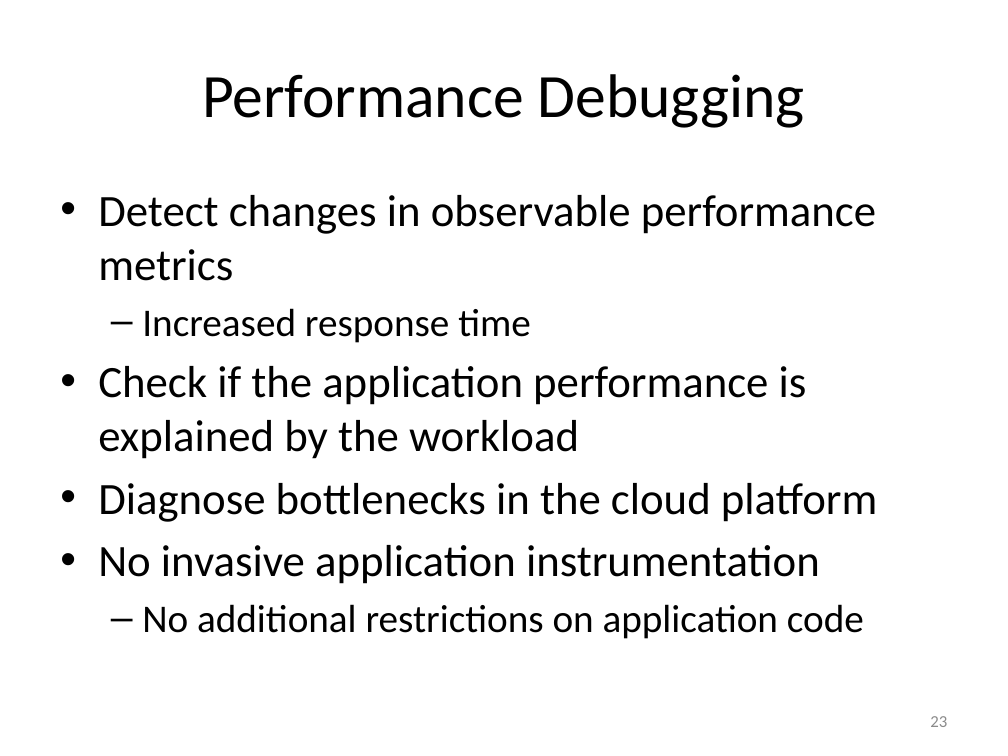
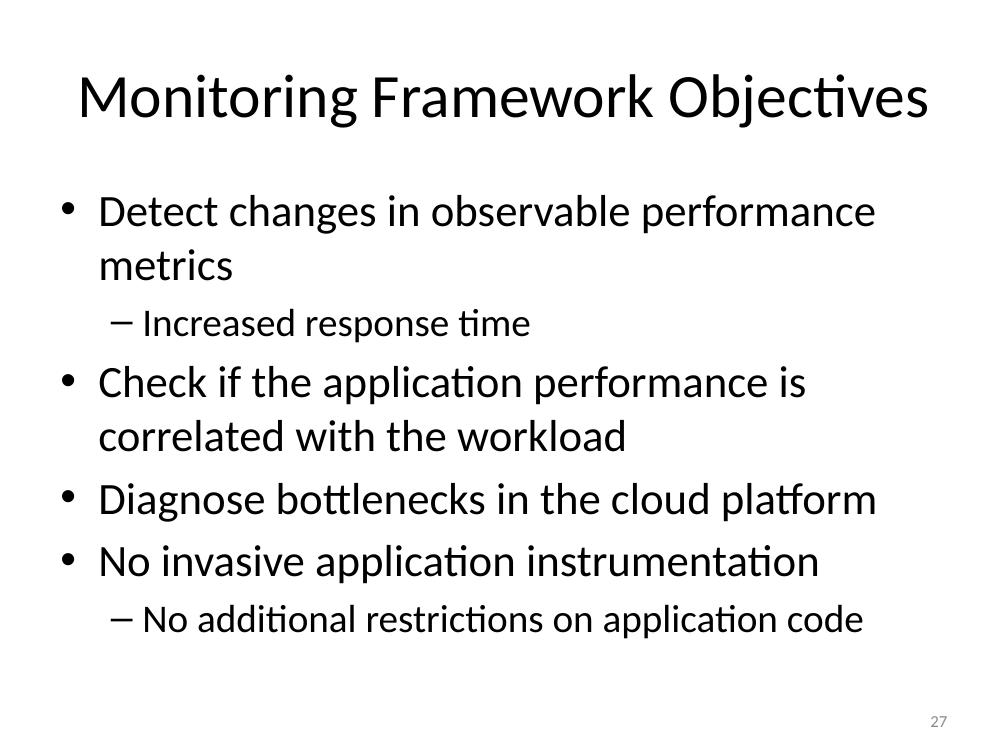
Before and after one commit to Dithn/eager-appscale, a slide deck: slide 27 of Eager/elk-experiment/appserver/system_design.pptx (slide 23 before the commit). Drawn at 1008x756 pixels with LibreOffice and Linux fonts; fonts in the diff are those of the drawing. Boxes give left, top, right and bottom in pixels: in the first picture for what was removed or moved away, otherwise in the second. Text is boxed around its words. In the diff, an @@ line names an element or a change of style, - is before the commit and + after.

```diff
--- a/Eager/elk-experiment/appserver/system_design.pptx
+++ b/Eager/elk-experiment/appserver/system_design.pptx
@@ title at <box>77,74,930,128</box>: text changed @@
-Performance Debugging
+Monitoring Framework Objectives
@@ text at <box>98,366,807,452</box>: text changed @@
-• Check if the application performance is explained by the workload
+• Check if the application performance is correlated with the workload
@@ page number at <box>930,716,947,727</box>: text changed @@
-23
+27
```
Also in this commit, not shown: 9 other slides changed, 4 slides added.
